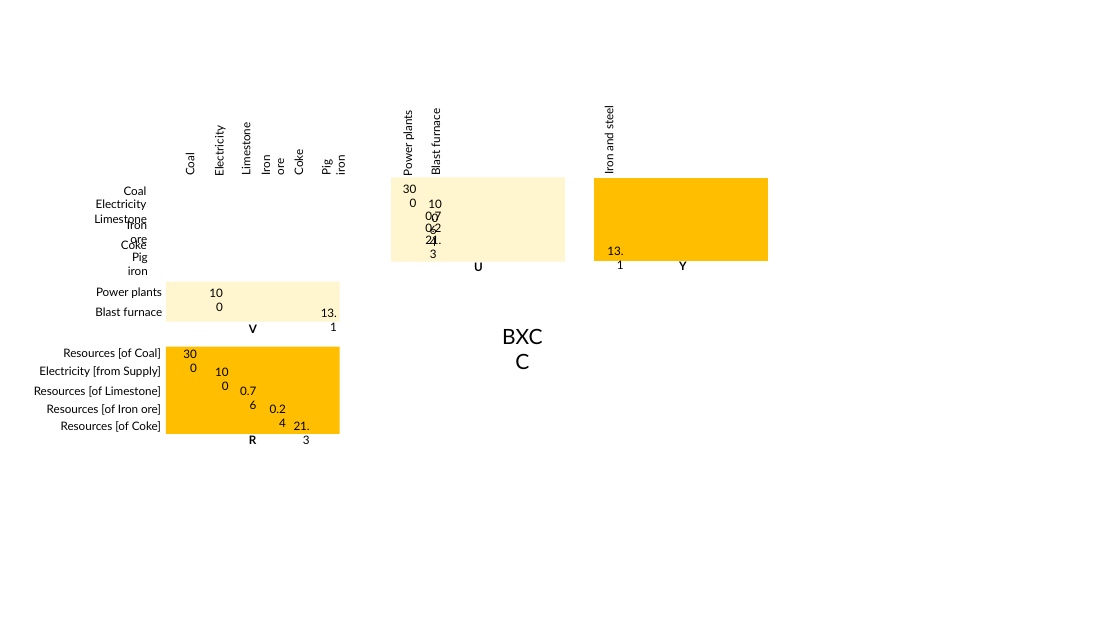
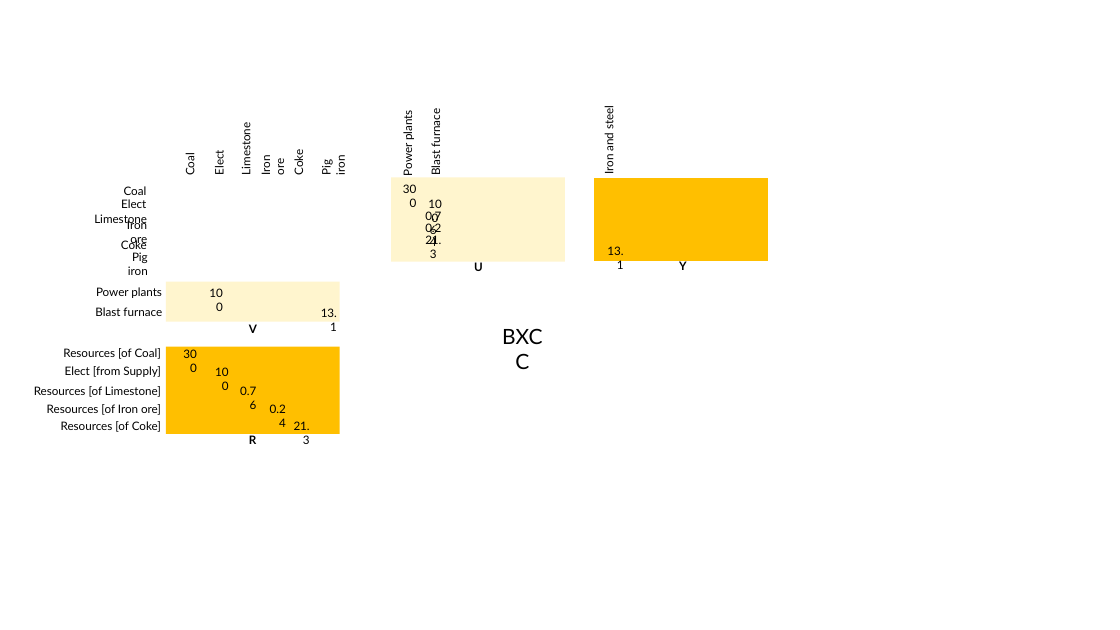
Before and after one commit to MatthewHeun/MaterialExergyPaper2025, a slide deck: slide 3 of images/BXCC_figs.pptx. Drawn at 1120x630 pixels with LibreOffice and Linux fonts; fonts in the diff are those of the drawing. Boxes give left, top, right and bottom in pixels: in the first picture for what was removed or moved away, otherwise in the second. Text is boxed around its words. In the diff, an @@ line names an element or a change of style, - is before the commit and + after.

```diff
--- a/images/BXCC_figs.pptx
+++ b/images/BXCC_figs.pptx
@@ text at <box>212,152,226,174</box>: text changed @@
-Electricity
+Elect
@@ text at <box>121,199,146,208</box>: text changed @@
-Electricity
+Elect
@@ text at <box>65,366,161,377</box>: text changed @@
-Electricity [from Supply]
+Elect [from Supply]
```
Also in this commit, not shown: 3 other slides changed, 3 other files.
